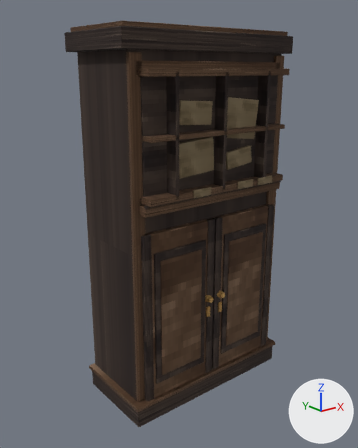
Before and after pictures for a commit that changed the glTF model assets/models/office_furniture_v1/cabinet_static.glb.
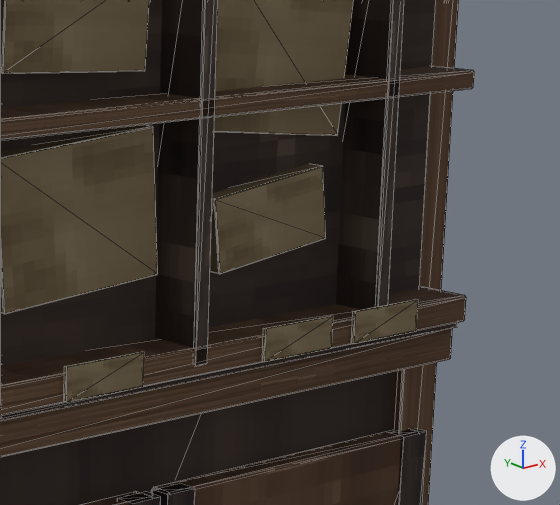
The first picture shows the older version from a 50 mm camera at (-1.543, -1.885, 1.62) aimed at (-0.042, -0.009, 0.87). The close-ups show the older and then the newer version on the part from 50% to 85% of the width and 24% to 49% of the height of that picture. Only the edits that show in the close-ups are written down. The axes (+X, +Y, +Z) are drawn at lower right. The lights are the same throughout. The close-ups show mesh edges as thin lines. Vertices at exactly the same position are counted once.

Names of what the first close-up shows: 'cabinet_static'.
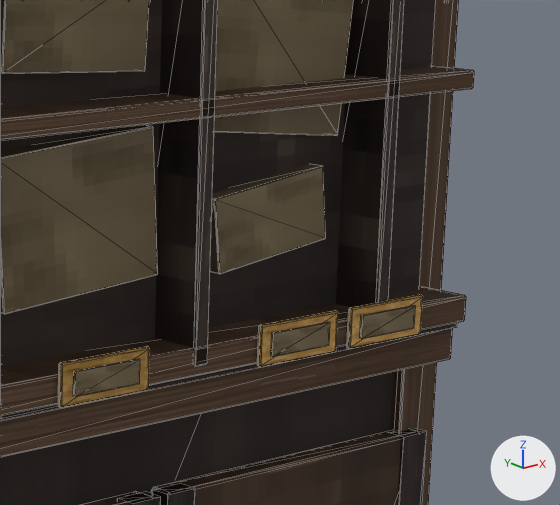
Where the change shows, as pixel boxes (x1, y1, x2, y2) in the close-ups (560 x 505 px):
'cabinet_static', recoloured, reshaped
    both: (0, 0, 474, 505)
part 1 of me_cube_214, added (brown)
    after: (347, 294, 423, 349)
part 2 of me_cube_214, added (brown)
    after: (74, 359, 140, 397)
part 3 of me_cube_214, added (brown)
    after: (271, 322, 330, 357)
part 4 of me_cube_214, added (brown)
    after: (360, 305, 415, 339)
part 5 of me_cube_214, built on
    before: (64, 299, 418, 402)
    after: (58, 310, 338, 408)
part 6 of me_cube_214, recoloured
    before: (273, 316, 331, 327)
    after: (60, 369, 63, 408)

What changed in the scene script:
```text
Change mat_dw_furniture_dark_wood:
    where n0 = _N.new('ShaderNodeBsdfPrincipled'); n0.name = 'Principled BSDF'
    n0.inputs[2].default_value: 0.9 -> 0.83  # 'Roughness'
    add n3 = _N.new('ShaderNodeMix'); n3.name = 'Mix'
    add n3.data_type = 'RGBA'
    add n3.blend_type = 'MULTIPLY'
    add n3.inputs[0].default_value = 1.0  # 'Factor'
    add n4 = _N.new('ShaderNodeVertexColor'); n4.name = 'Color Attribute'
    where n2 = _N.new('ShaderNodeTexImage'); n2.name = 'Image Texture'
    remove _L.new(n2.outputs[0], n0.inputs[0])  # 'Color' to 'Base Color'
    add _L.new(n3.outputs[2], n0.inputs[0])  # 'Result' to 'Base Color'
    add _L.new(n4.outputs[0], n3.inputs[7])  # 'Color' to 'B'
    add _L.new(n2.outputs[0], n3.inputs[6])  # 'Color' to 'A'
Change mat_dw_furniture_mid_wood:
    where n0 = _N.new('ShaderNodeBsdfPrincipled'); n0.name = 'Principled BSDF'
    n0.inputs[2].default_value: 0.9 -> 0.83  # 'Roughness'
    add n3 = _N.new('ShaderNodeMix'); n3.name = 'Mix'
    add n3.data_type = 'RGBA'
    add n3.blend_type = 'MULTIPLY'
    add n3.inputs[0].default_value = 1.0  # 'Factor'
    add n4 = _N.new('ShaderNodeVertexColor'); n4.name = 'Color Attribute'
    where n2 = _N.new('ShaderNodeTexImage'); n2.name = 'Image Texture'
    remove _L.new(n2.outputs[0], n0.inputs[0])  # 'Color' to 'Base Color'
    add _L.new(n3.outputs[2], n0.inputs[0])  # 'Result' to 'Base Color'
    add _L.new(n4.outputs[0], n3.inputs[7])  # 'Color' to 'B'
    add _L.new(n2.outputs[0], n3.inputs[6])  # 'Color' to 'A'
Change mat_dw_furniture_paper:
    where n0 = _N.new('ShaderNodeBsdfPrincipled'); n0.name = 'Principled BSDF'
    n0.inputs[2].default_value: 0.9 -> 0.83  # 'Roughness'
    add n3 = _N.new('ShaderNodeMix'); n3.name = 'Mix'
    add n3.data_type = 'RGBA'
    add n3.blend_type = 'MULTIPLY'
    add n3.inputs[0].default_value = 1.0  # 'Factor'
    add n4 = _N.new('ShaderNodeVertexColor'); n4.name = 'Color Attribute'
    where n2 = _N.new('ShaderNodeTexImage'); n2.name = 'Image Texture'
    remove _L.new(n2.outputs[0], n0.inputs[0])  # 'Color' to 'Base Color'
    add _L.new(n3.outputs[2], n0.inputs[0])  # 'Result' to 'Base Color'
    add _L.new(n4.outputs[0], n3.inputs[7])  # 'Color' to 'B'
    add _L.new(n2.outputs[0], n3.inputs[6])  # 'Color' to 'A'
Change me_cube_214:
    remove me_cube_214.from_pydata(...)  # 728 vertices, 1300 faces; spans x -0.49..0.49, y -0.29..0.23, z 0.0..1.79
    add me_cube_214.from_pydata(...)  # 800 vertices, 1432 faces; spans x -0.49..0.49, y -0.29..0.23, z 0.0..1.79
    me_cube_214 part 1: the loose piece of 24 vertices spanning x -0.41..0.41, y -0.28..-0.19, z 1.08..1.11 is copied, and the copy is scaled about its middle by (0.139, 0.0346, 1.55), then moved by (0.27, -0.05, 0.0), in mat_dw_furniture_brass; it spans x 0.21..0.33, y -0.29, z 1.08..1.12
    me_cube_214 part 2: a new loose piece, a box spanning x -0.177..-0.093, y -0.2945..-0.2915, z 1.0875..1.1125, in mat_dw_furniture_paper
    me_cube_214 part 3: a new loose piece, a box spanning x 0.093..0.177, y -0.2945..-0.2915, z 1.0875..1.1125, in mat_dw_furniture_paper
    me_cube_214 part 4: a new loose piece, a box spanning x 0.228..0.312, y -0.2945..-0.2915, z 1.0875..1.1125, in mat_dw_furniture_paper
    me_cube_214 part 5
    13 vertices are removed from x -0.09..0.32, y -0.29, z 1.08..1.12
    33 faces are deleted
    4 vertices move from x -0.09..0.32, y -0.29, z 1.08..1.12 to x -0.19..0.19, y -0.29, z 1.08..1.12
    24 vertices are added at x -0.19..0.19, y -0.29, z 1.08..1.12
    8 new vertices lie (-0.11, 0.0, 0.0) away from vertices in x -0.08..0.19, y -0.29, z 1.08..1.12
    5 new vertices lie (0.11, 0.0, 0.0) away from vertices in x -0.19, y -0.29, z 1.08..1.12
    85 new faces join them, mat_dw_furniture_brass
    me_cube_214 part 6: 3 faces spanning x -0.19..0.19, y -0.29, z 1.08..1.12 switch from mat_dw_furniture_paper (picture img_furniture_atlas_256) to mat_dw_furniture_brass
```
